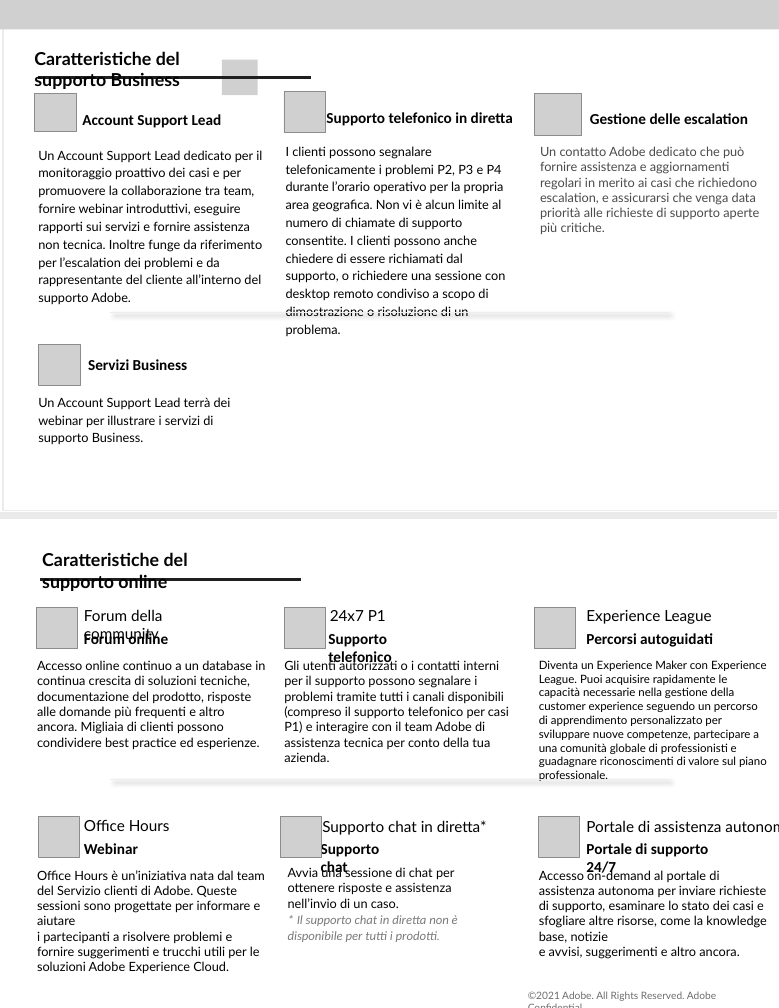
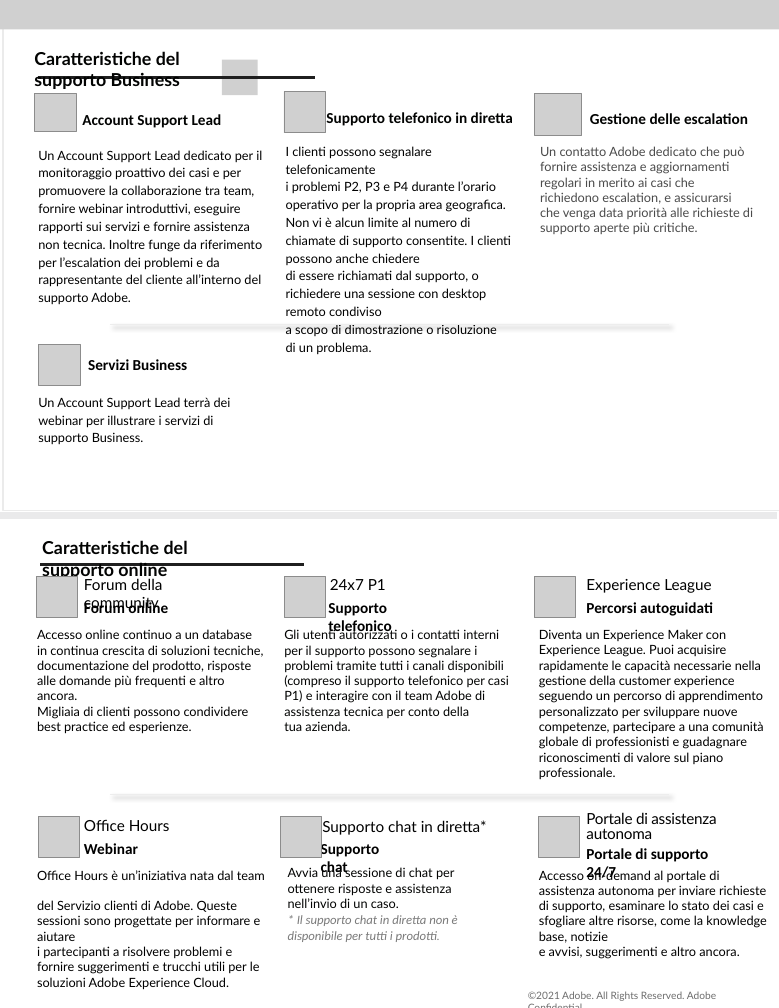
Before and after one commit to AdobeDocs/support-resources.it-IT, a slide deck: slide 2 of help/data-sheets/assets/BusinessSupportDatasheet.pptx. Drawn at 779x1008 pixels with LibreOffice and Linux fonts; fonts in the diff are those of the drawing; grey boxes stand for pictures; background and template pictures are left out. Boxes give left, top, right and bottom in pixels: in the first picture for what was removed or moved away, otherwise in the second. Text is boxed around its words. In the diff, an @@ line names an element or a change of style, - is before the commit and + after.

```diff
--- a/help/data-sheets/assets/BusinessSupportDatasheet.pptx
+++ b/help/data-sheets/assets/BusinessSupportDatasheet.pptx
@@ freeform shape: place and size @@
-freeform shape at (38,78,311,82)
+freeform shape at (38,78,315,83)
@@ text "I clienti possono segnalare telefonicamente ..." rewrapped from (286,146,505,336) to (286,146,511,354) @@
@@ text "Un contatto Adobe dedicato che ..." rewrapped from (540,146,759,232) to (540,146,753,232) @@
@@ freeform shape: place and size @@
-freeform shape at (110,307,669,312)
+freeform shape at (110,319,669,324)
@@ text "Caratteristiche del supporto online": place and size @@
-text "Caratteristiche del supporto online" at (42,552,188,591)
+text "Caratteristiche del supporto online" at (42,540,188,580)
@@ freeform shape: place and size @@
-freeform shape at (40,580,301,586)
+freeform shape at (40,565,303,569)
@@ 6 texts, 3 pictures: place and size @@
-6 texts, 3 pictures at (36,608,713,667)
+6 texts, 3 pictures at (36,576,713,636)
@@ text "Accesso online continuo a un ..." rewrapped from (37,660,265,750) to (37,629,263,734) @@
@@ text "Gli utenti autorizzati o i ..." rewrapped from (284,659,509,762) to (284,628,509,718) @@
@@ text "Diventa un Experience Maker con ...": place and size @@
-text "Diventa un Experience Maker con ..." at (539,660,767,767)
+text "Diventa un Experience Maker con ..." at (539,629,764,779)
@@ text "Diventa un Experience Maker con ..." at (539,629,764,779): size 9 to 10 pt @@
@@ freeform shape: place and size @@
-freeform shape at (110,775,669,779)
+freeform shape at (110,790,669,794)
@@ text "Portale di assistenza autonoma" at (586,812,716,839): letter spacing 0 to -0.2 pt; line spacing 1 to 12pt @@
@@ text "Office Hours è un’iniziativa nata ..." rewrapped from (37,870,265,971) to (37,870,265,990) @@
@@ text "Portale di supporto 24/7": place and size @@
-text "Portale di supporto 24/7" at (586,843,709,877)
+text "Portale di supporto 24/7" at (586,848,709,880)
```
Also in this commit, not shown: 2 other slides changed, 8 other files.
